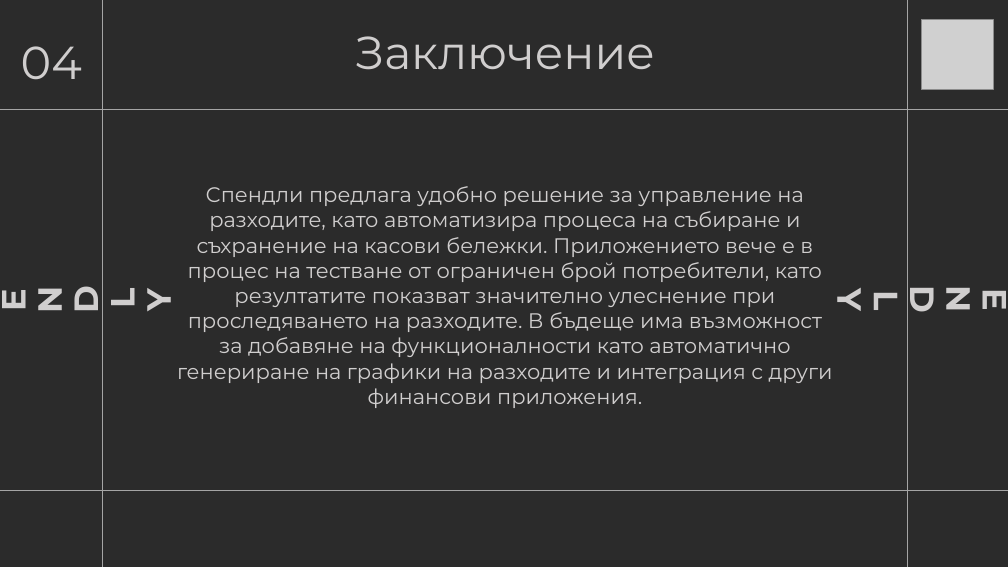
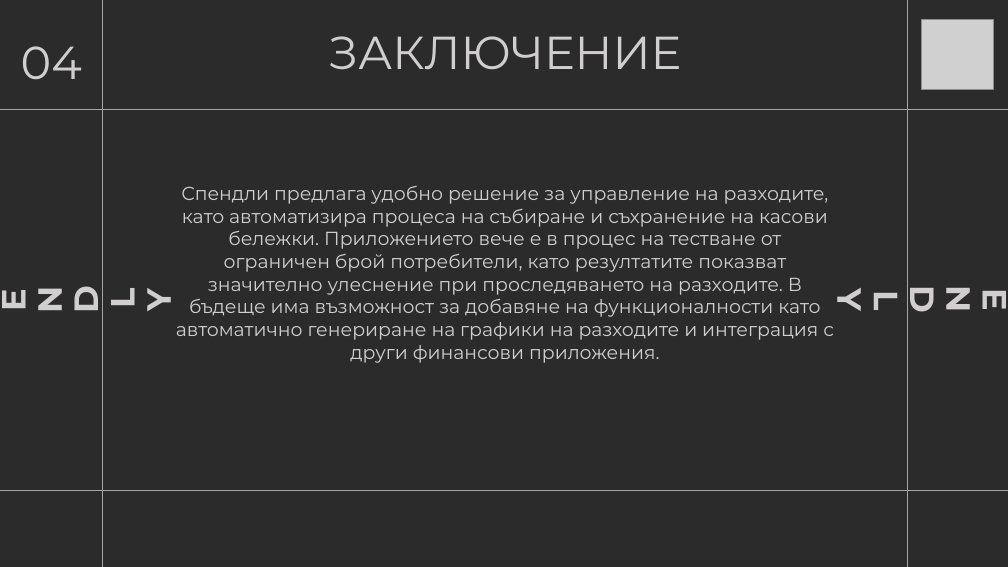
Before and after one commit to BRMilev22/spendly-mobile, a slide deck: slide 5 of docx/Spendly.pptx (slide 4 before the commit). Drawn at 1008x567 pixels with LibreOffice and Linux fonts; fonts in the diff are those of the drawing; grey boxes stand for pictures; background and template pictures are left out; a plain dark background stands for a picture behind light text. Boxes give left, top, right and bottom in pixels: in the first picture for what was removed or moved away, otherwise in the second. Text is boxed around its words. In the diff, an @@ line names an element or a change of style, - is before the commit and + after.

```diff
--- a/docx/Spendly.pptx
+++ b/docx/Spendly.pptx
@@ text at [329,36,681,70]: text changed @@
-Заключение
+ЗАКЛЮЧЕНИЕ
@@ text "Спендли предлага удобно решение за ..." at [176,186,834,363]: size 20 to 18 pt @@
```
Also in this commit, not shown: 3 other slides changed, 2 slides added.
